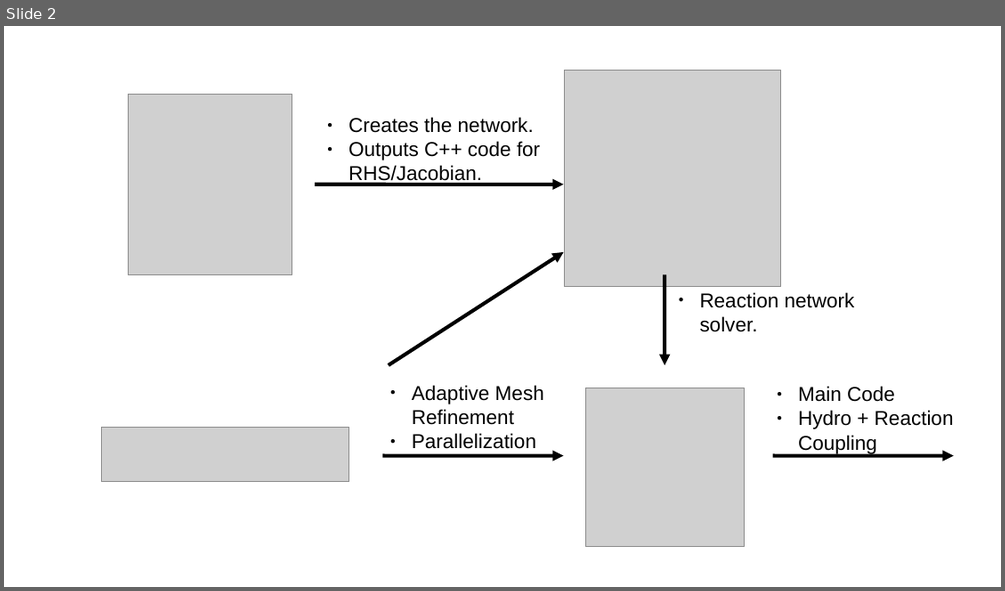
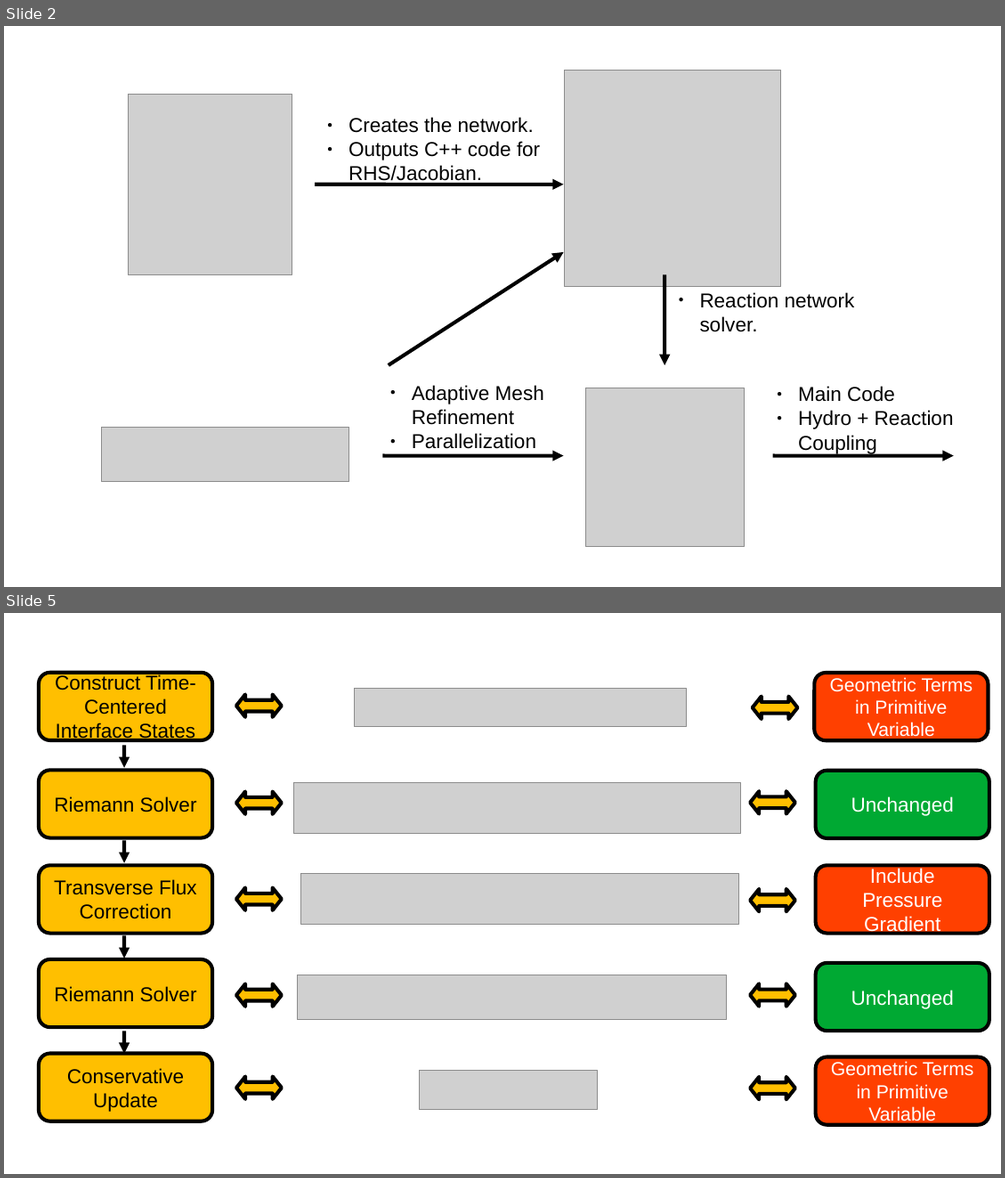
Before and after one commit to zhichen3/conference_materials, a slide deck: random_diagrams.odp. Shown one above the other, each under a label of ours: slide 2 before the commit, slides 2 and 5 after it; the slides between them are not shown. The pictures are 1005x591 and 1005x1178 pixels, drawn with LibreOffice and Linux fonts; fonts in the diff are those of the drawing; grey boxes stand for pictures. Boxes give left, top, right and bottom in pixels: in the first picture for what was removed or moved away, otherwise in the second. Text is boxed around its words. In the diff, an @@ line names an element or a change of style, - is before the commit and + after.

```diff
--- a/random_diagrams.odp
+++ b/random_diagrams.odp
@@ slide 5 added at (4,613,1001,1174), background #FFFFFF @@
@@ rounded rectangle added at (39,673,212,740), fill #FFBF00, outline #000000 2.89 pt, 16 pt, text #000000 @@
+Construct Time-Centered Interface States
@@ picture added at (355,688,686,727) @@
@@ rounded rectangle added at (815,673,988,740), fill #FF4000, outline #000000 2.89 pt, 15 pt, text #FFFFFF @@
+Geometric Terms in Primitive Variable
@@ left right arrow added at (236,694,282,717), fill #FFBF00, outline #000000 2.89 pt @@
@@ left right arrow added at (753,697,798,719), fill #FFBF00, outline #000000 2.89 pt @@
@@ arrow added from (124, 745) to (124, 768), #000000 2.89 pt @@
@@ rounded rectangle added at (39,771,212,838), fill #FFBF00, outline #000000 2.89 pt, 16 pt, text #000000 @@
+Riemann Solver
@@ rounded rectangle added at (816,771,989,838), fill #00A933, outline #000000 2.89 pt, 16 pt, text #FFFFFF @@
+Unchanged
@@ left right arrow added at (236,791,282,814), fill #FFBF00, outline #000000 2.89 pt @@
@@ picture added at (293,783,741,834) @@
@@ left right arrow added at (750,791,795,814), fill #FFBF00, outline #000000 2.89 pt @@
@@ arrow added from (124, 840) to (124, 863), #000000 2.89 pt @@
@@ rounded rectangle added at (39,866,212,933), fill #FFBF00, outline #000000 2.89 pt, 16 pt, text #000000 @@
+Transverse Flux Correction
@@ picture added at (300,874,738,925) @@
@@ rounded rectangle added at (816,866,989,933), fill #FF4000, outline #000000 2.89 pt, 16 pt, text #FFFFFF @@
+Include Pressure Gradient
@@ left right arrow added at (236,888,282,910), fill #FFBF00, outline #000000 2.89 pt @@
@@ left right arrow added at (750,889,795,911), fill #FFBF00, outline #000000 2.89 pt @@
@@ rounded rectangle added at (39,959,212,1027), fill #FFBF00, outline #000000 2.89 pt, 16 pt, text #000000 @@
+Riemann Solver
@@ arrow added from (124, 936) to (124, 958), #000000 2.89 pt @@
@@ left right arrow added at (236,984,282,1006), fill #FFBF00, outline #000000 2.89 pt @@
@@ picture added at (297,975,727,1019) @@
@@ left right arrow added at (750,984,795,1006), fill #FFBF00, outline #000000 2.89 pt @@
@@ rounded rectangle added at (816,963,989,1031), fill #00A933, outline #000000 2.89 pt, 16 pt, text #FFFFFF @@
+Unchanged
@@ arrow added from (124, 1031) to (124, 1054), #000000 2.89 pt @@
@@ rounded rectangle added at (39,1054,212,1121), fill #FFBF00, outline #000000 2.89 pt, 16 pt, text #000000 @@
+Conservative Update
@@ rounded rectangle added at (816,1057,989,1125), fill #FF4000, outline #000000 2.89 pt, 15 pt, text #FFFFFF @@
+Geometric Terms in Primitive Variable
@@ left right arrow added at (236,1076,282,1099), fill #FFBF00, outline #000000 2.89 pt @@
@@ picture added at (419,1070,598,1110) @@
@@ left right arrow added at (750,1077,795,1100), fill #FFBF00, outline #000000 2.89 pt @@
```
Also in this commit, not shown: 2 other slides added, 1 other file.
